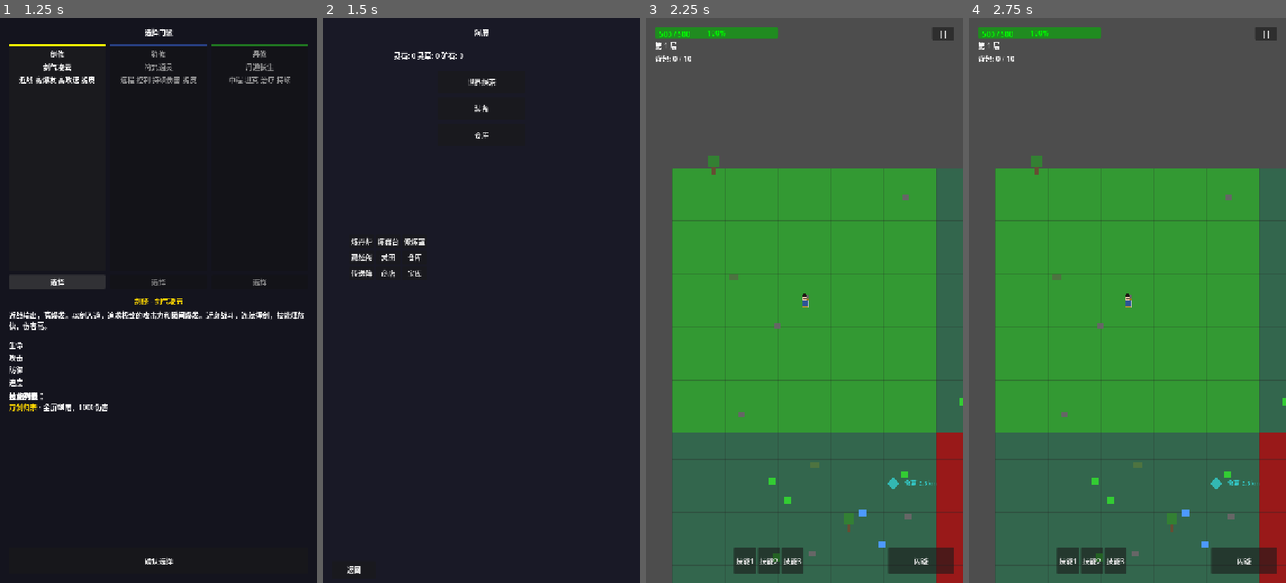
Above: before the commit, frames 1-4 (left to right).
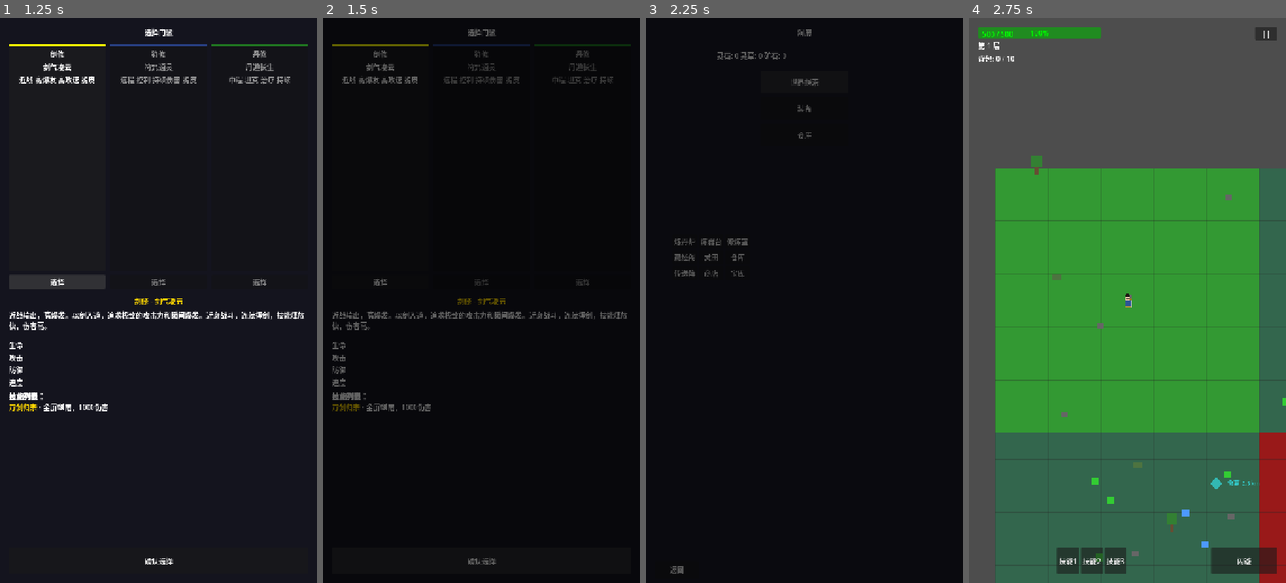
Above: after the commit, the same moments.

Repository: CasbaL/soudache
Game: Godot game, scene res://scenes/ui/faction_select.tscn
The game is run twice, just before and just after one commit, with the same random seed, the same clock (stepped at 60 frames per second) and the same inputs.
Inputs:
- Up to frame 1 (1.25 s): click "选择" at 0.5 s
- Up to frame 2 (1.5 s): click "确认选择" at 1.25 s
- Up to frame 3 (2.25 s): click "世界探索" at 2 s
- Up to frame 4 (2.75 s): no input

Frame 1 is identical in both runs. In frame 2, 90% of the frame differs, in the area x 0-100%, y 0-100%; in frame 3, 100%; in frame 4, nothing differs.

Commit message:
feat(T-02): 串联游戏流程
- faction_select_screen 使用 SceneTransition 进入洞府
- haven_main 所有场景切换改用 SceneTransition
- game_manager 的 victory()/game_over() 延迟后自动返回洞府
- game_over 清空背包丢失物资，victory 保存物资到仓库
- open_world_level 连接玩家死亡信号
- SceneTransition 添加 go_to_haven()/go_to_explore() 快捷方法

Diff:
--- a/scripts/autoload/game_manager.gd
+++ b/scripts/autoload/game_manager.gd
@@ -120,8 +120,19 @@
 func game_over() -> void:
 	current_state = GameState.GAME_OVER
 	game_state_changed.emit(current_state)
-	# 显示游戏结束UI
+	# 延迟后返回洞府
 	print("游戏结束！丢失本轮物资")
+	_handle_death()
+
+## 处理死亡：延迟后返回洞府
+func _handle_death() -> void:
+	# 等待死亡动画播放
+	await Engine.get_main_loop().create_timer(2.0).timeout
+	# 丢失背包中非宝库物品（资源已在战斗中消耗/掉落）
+	inventory.clear()
+	inventory_changed.emit()
+	# 返回洞府
+	SceneTransition.go_to_haven()
 
 ## 胜利（成功撤离）
 func victory() -> void:
@@ -130,6 +141,13 @@
 	# 保存物资到仓库
 	save_inventory_to_storage()
 	print("成功撤离！物资已保存")
+	# 延迟后返回洞府
+	_handle_extraction()
+
+## 处理撤离：延迟后返回洞府
+func _handle_extraction() -> void:
+	await Engine.get_main_loop().create_timer(1.5).timeout
+	SceneTransition.go_to_haven()
 
 ## 玩家受伤
 func player_take_damage(damage: int) -> void:
--- a/scripts/autoload/scene_transition.gd
+++ b/scripts/autoload/scene_transition.gd
@@ -50,6 +50,14 @@
 	get_tree().change_scene_to_file(path)
 	scene_changed.emit(path)
 
+## 快捷方法：返回洞府
+func go_to_haven() -> void:
+	change_scene("res://scenes/ui/haven_main.tscn")
+
+## 快捷方法：进入探索
+func go_to_explore() -> void:
+	change_scene("res://scenes/levels/open_world.tscn")
+
 ## 淡出（变黑）
 func _fade_out(duration: float) -> void:
 	_overlay.mouse_filter = Control.MOUSE_FILTER_STOP  # 阻止过渡中输入
--- a/scripts/levels/open_world_level.gd
+++ b/scripts/levels/open_world_level.gd
@@ -65,6 +65,8 @@
 func _connect_signals() -> void:
 	if player and player.has_signal("health_changed"):
 		player.health_changed.connect(_on_player_health_changed)
+	if player and player.has_signal("died"):
+		player.died.connect(_on_player_died)
 
 ## 放置玩家到出生点
 func _place_player_at_spawn() -> void:
@@ -111,6 +113,10 @@
 func _on_player_health_changed(new_health: int) -> void:
 	if hud and player:
 		hud.update_health(new_health, player.max_health)
+
+func _on_player_died() -> void:
+	print("[OpenWorldLevel] 玩家死亡")
+	# game_manager.game_over() 已在 player.die() 中调用
 
 # ============================================================
 # 物理更新
--- a/scripts/ui/faction_select_screen.gd
+++ b/scripts/ui/faction_select_screen.gd
@@ -136,4 +136,4 @@
 
 	# 跳转到洞府主界面
 	print("[FactionSelect] 跳转到 haven_main.tscn")
-	get_tree().change_scene_to_file("res://scenes/ui/haven_main.tscn")
+	SceneTransition.go_to_haven()
--- a/scripts/ui/haven_main.gd
+++ b/scripts/ui/haven_main.gd
@@ -50,44 +50,48 @@
 ## 世界探索按钮
 func _on_explore_pressed() -> void:
 	print("[HavenMain] 进入世界探索")
-	get_tree().change_scene_to_file("res://scenes/levels/open_world.tscn")
+	SceneTransition.go_to_explore()
 
 ## 装备按钮
 func _on_equipment_pressed() -> void:
 	print("[HavenMain] 打开装备界面")
-	get_tree().change_scene_to_file("res://scenes/ui/equipment_panel.tscn")
+	SceneTransition.change_scene("res://scenes/ui/equipment_panel.tscn")
 
 ## 仓库按钮
 func _on_warehouse_pressed() -> void:
 	print("[HavenMain] 打开仓库界面")
-	get_tree().change_scene_to_file("res://scenes/ui/warehouse_panel.tscn")
+	SceneTransition.change_scene("res://scenes/ui/warehouse_panel.tscn")
 
 ## 返回门派选择
 func _on_back_pressed() -> void:
 	print("[HavenMain] 返回门派选择")
-	get_tree().change_scene_to_file("res://scenes/ui/faction_select.tscn")
+	SceneTransition.change_scene("res://scenes/ui/faction_select.tscn")
 
 ## 建筑按钮点击
 func _on_building_pressed(building_id: String) -> void:
 	print("[HavenMain] 点击建筑: %s" % building_id)
 
 	# 根据建筑ID跳转到对应界面
+	var scene_path = ""
 	match building_id:
 		"alchemy_furnace":
-			get_tree().change_scene_to_file("res://scenes/ui/alchemy_panel.tscn")
+			scene_path = "res://scenes/ui/alchemy_panel.tscn"
 		"forge":
-			get_tree().change_scene_to_file("res://scenes/ui/forge_panel.tscn")
+			scene_path = "res://scenes/ui/forge_panel.tscn"
 		"training_room":
-			get_tree().change_scene_to_file("res://scenes/ui/training_panel.tscn")
+			scene_path = "res://scenes/ui/training_panel.tscn"
 		"library":
-			get_tree().change_scene_to_file("res://scenes/ui/library_panel.tscn")
+			scene_path = "res://scenes/ui/library_panel.tscn"
 		"farm":
-			get_tree().change_scene_to_file("res://scenes/ui/farm_panel.tscn")
+			scene_path = "res://scenes/ui/farm_panel.tscn"
 		"warehouse":
-			get_tree().change_scene_to_file("res://scenes/ui/warehouse_panel.tscn")
+			scene_path = "res://scenes/ui/warehouse_panel.tscn"
 		"portal":
-			get_tree().change_scene_to_file("res://scenes/ui/portal_panel.tscn")
+			scene_path = "res://scenes/ui/portal_panel.tscn"
 		"shop":
-			get_tree().change_scene_to_file("res://scenes/ui/shop_panel.tscn")
+			scene_path = "res://scenes/ui/shop_panel.tscn"
 		"treasure_vault":
-			get_tree().change_scene_to_file("res://scenes/ui/vault_panel.tscn")
+			scene_path = "res://scenes/ui/vault_panel.tscn"
+
+	if scene_path != "":
+		SceneTransition.change_scene(scene_path)
